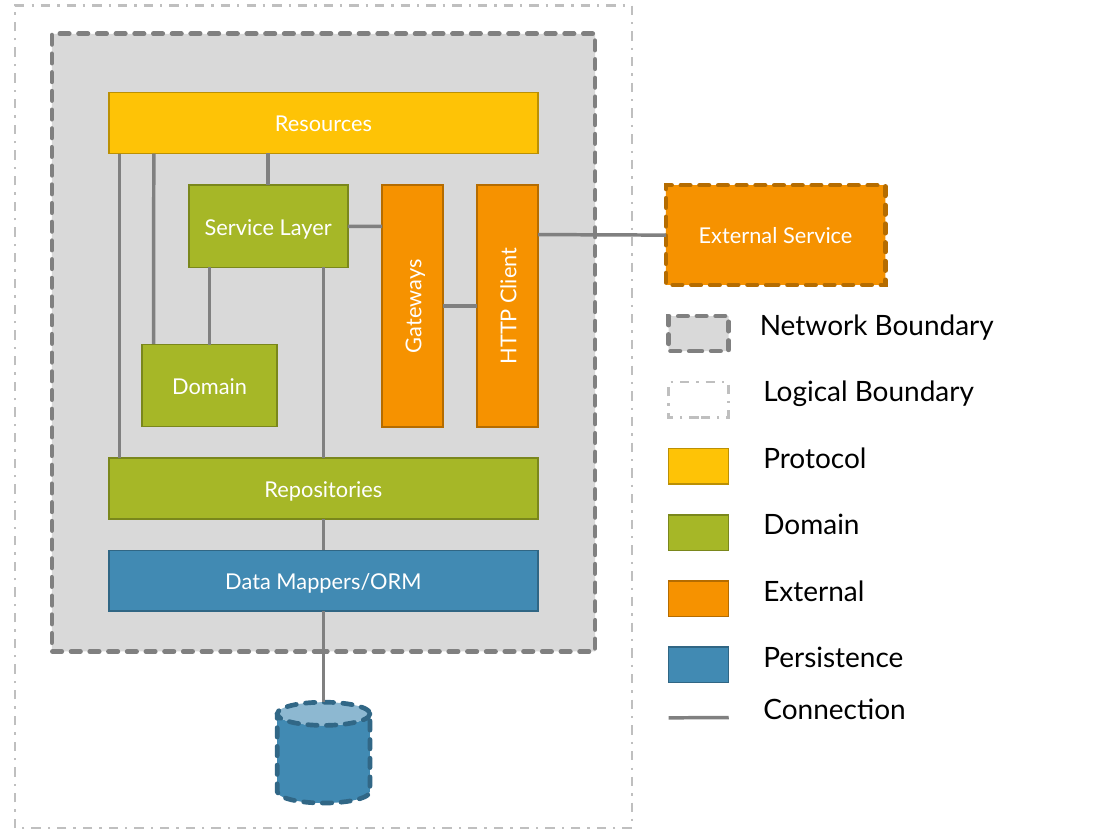
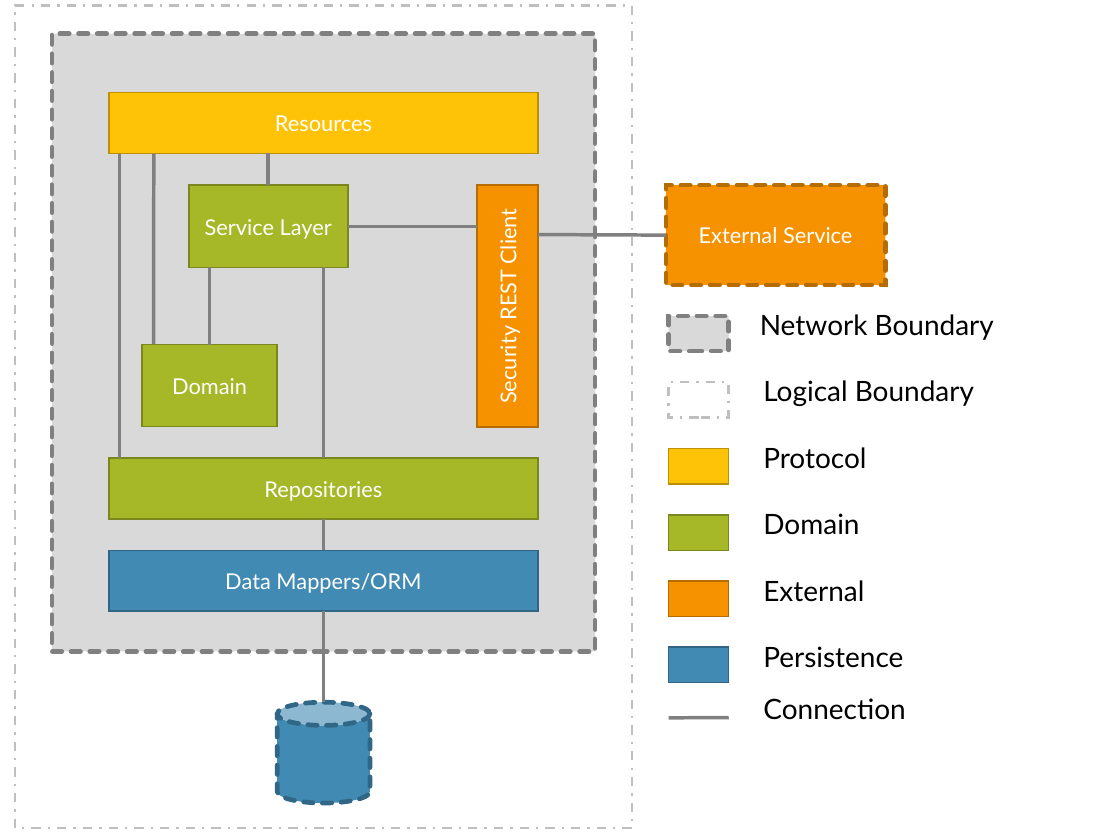
Before and after one commit to FabianWilms/hm-ba, a slide deck: slide 4 of images/ppt/graphics.pptx. Drawn at 1120x840 pixels with LibreOffice and Linux fonts; fonts in the diff are those of the drawing. Boxes give left, top, right and bottom in pixels: in the first picture for what was removed or moved away, otherwise in the second. Text is boxed around its words. In the diff, an @@ line names an element or a change of style, - is before the commit and + after.

```diff
--- a/images/ppt/graphics.pptx
+++ b/images/ppt/graphics.pptx
@@ rectangle removed at [382,185,444,428] @@
-Gateways
@@ line moved from (348, 226) - (382, 226) to (348, 226) - (477, 226) @@
@@ text in rectangle at [495,213,521,402]: text changed @@
-HTTP Client
+Security REST Client
@@ line removed from (444, 306) to (477, 306) @@
```
Also in this commit, not shown: 9 other files.
